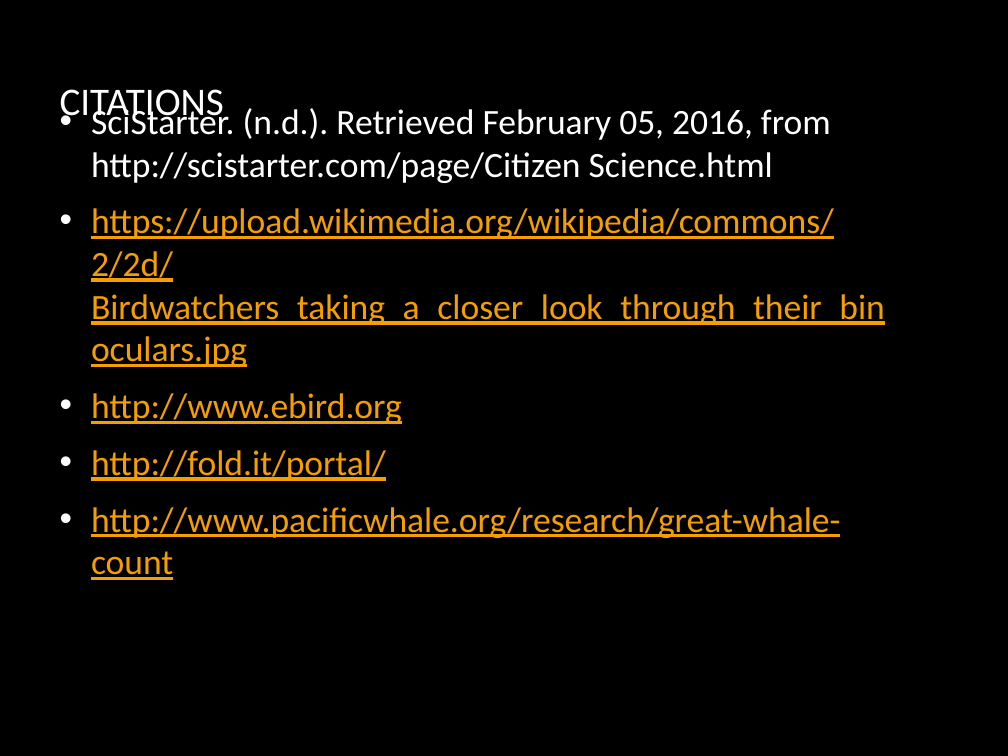
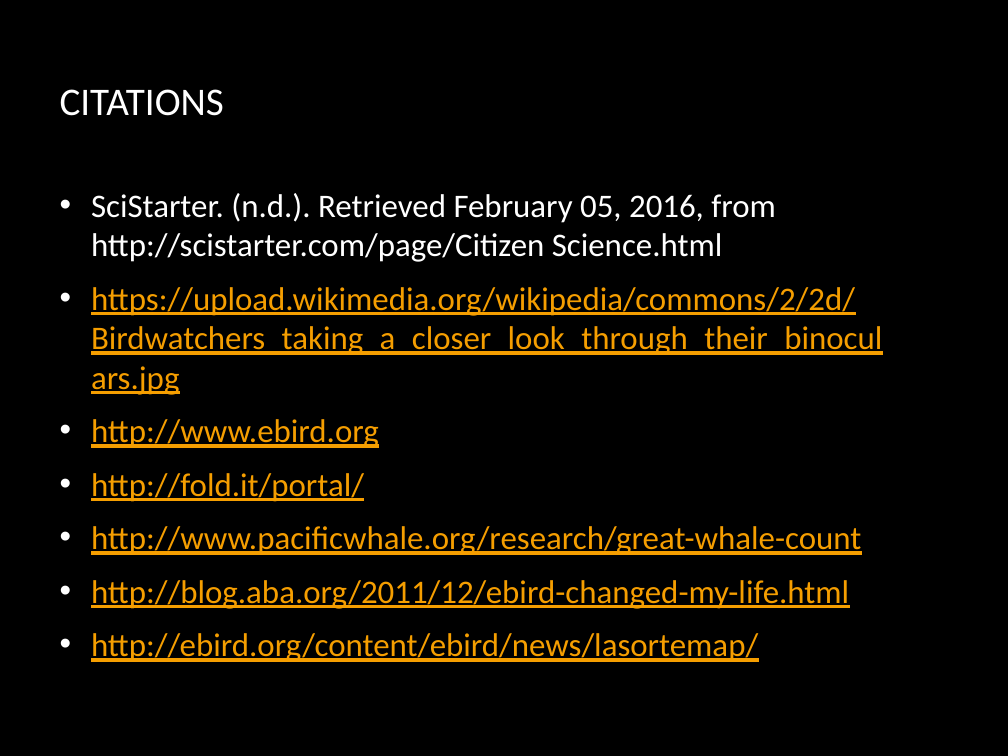
Before and after one commit to qrprat77/https---github.com-qrprat77-Biology_project, a slide deck: slide 10 of Resource/Bio_Presentation.pptx (slide 9 before the commit). Drawn at 1008x756 pixels with LibreOffice and Linux fonts; fonts in the diff are those of the drawing; background and template pictures are left out. Boxes give left, top, right and bottom in pixels: in the first picture for what was removed or moved away, otherwise in the second. Text is boxed around its words. In the diff, an @@ line names an element or a change of style, - is before the commit and + after.

```diff
--- a/Resource/Bio_Presentation.pptx
+++ b/Resource/Bio_Presentation.pptx
@@ text "SciStarter. (n.d.). Retrieved February 05, ...": place and size @@
-text "SciStarter. (n.d.). Retrieved February 05, ..." at [91, 105, 885, 580]
+text "SciStarter. (n.d.). Retrieved February 05, ..." at [91, 193, 882, 662]
@@ text at [91, 193, 882, 555]: size 28 to 25.9 pt in "SciStarter. (n.d.). Retrieved February 05, 2016, from ...", "https://upload.wikimedia.org/wikipedia/commons/2/2d/Birdwatc ...", "http://www.ebird.org", "http://fold.it/portal/" and 1 more places @@
@@ text at [91, 580, 849, 662]: paragraphs added @@
+• http://blog.aba.org/2011/12/ebird-changed-my-life.html
+• http://ebird.org/content/ebird/news/lasortemap/
```
Also in this commit, not shown: 1 other slide changed, 1 slide added.
